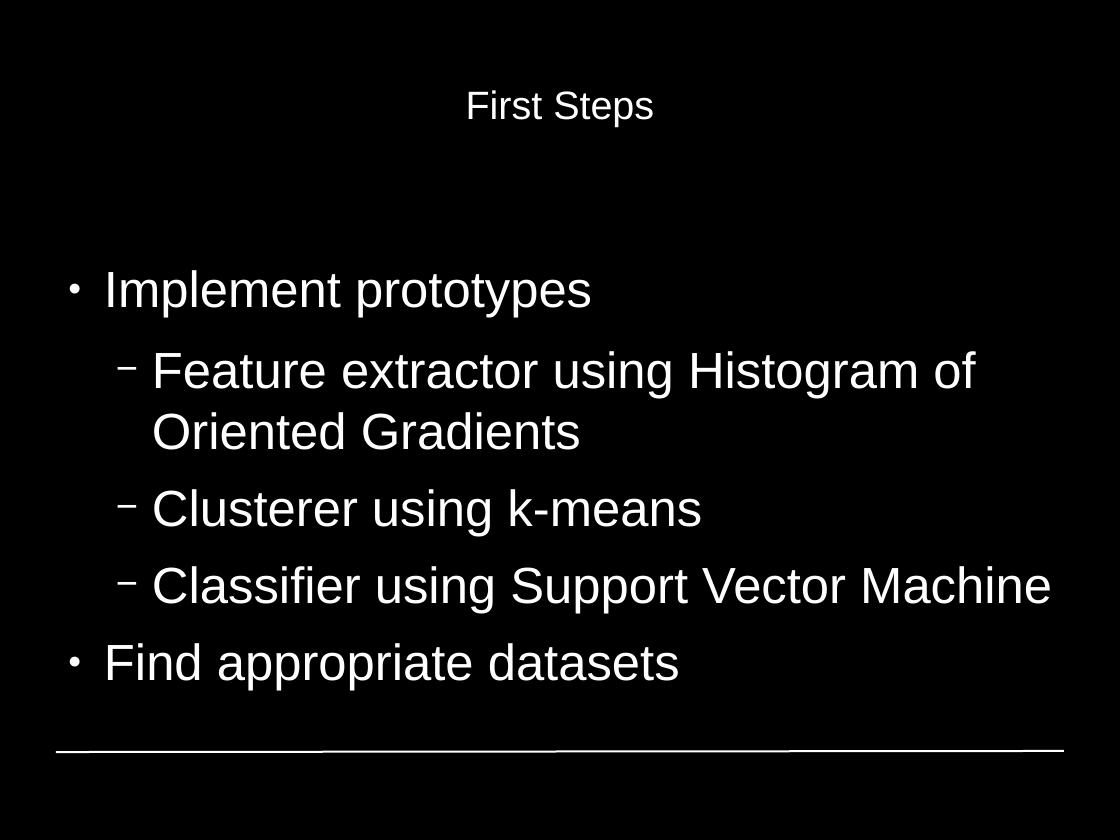
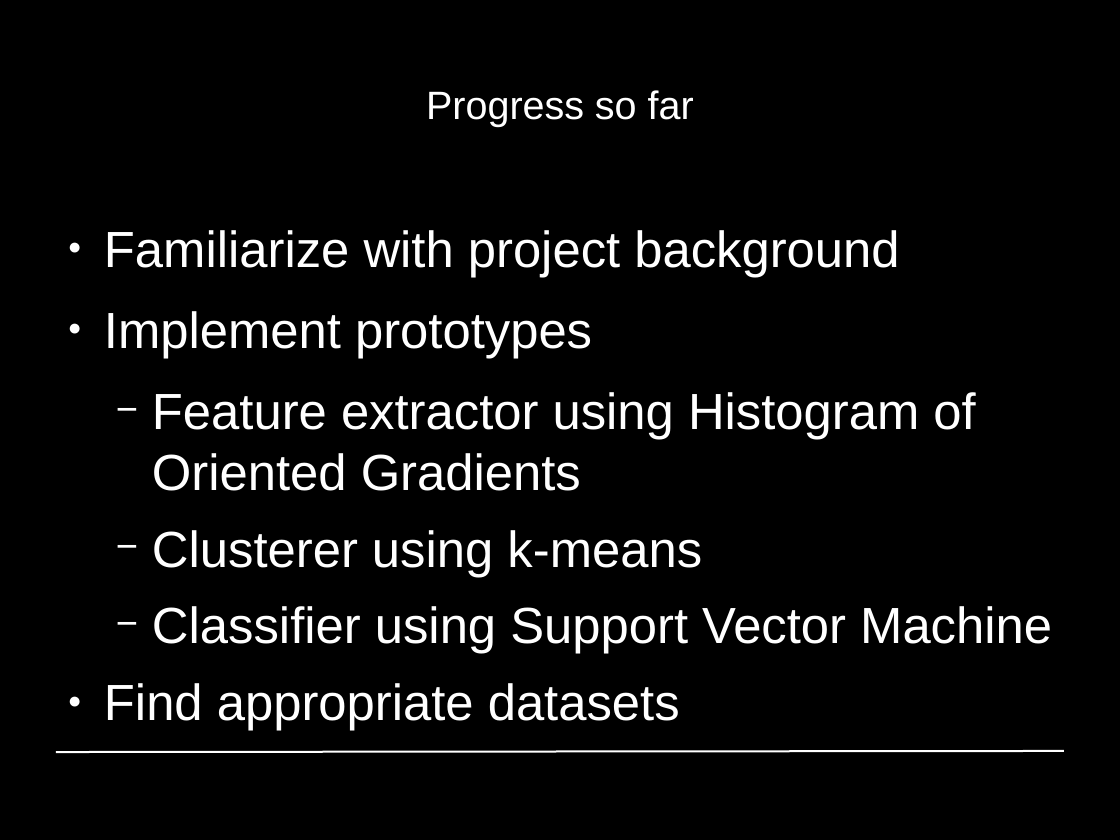
Before and after one commit to GiannisPapadopoulos/DiscriminativePatches, a slide deck: slide 13 of presentations/period1/MAI_Project1_Group4.odp (slide 11 before the commit). Drawn at 1120x840 pixels with LibreOffice and Linux fonts; fonts in the diff are those of the drawing; background and template pictures are left out. Boxes give left, top, right and bottom in pixels: in the first picture for what was removed or moved away, otherwise in the second. Text is boxed around its words. In the diff, an @@ line names an element or a change of style, - is before the commit and + after.

```diff
--- a/presentations/period1/MAI_Project1_Group4.odp
+++ b/presentations/period1/MAI_Project1_Group4.odp
@@ title at (426, 90, 694, 127): text changed @@
-First Steps
+Progress so far
@@ text at (104, 230, 899, 277): paragraph added @@
+● Familiarize with project background
```
Also in this commit, not shown: 7 other slides changed, 26 slides added, 2 slides removed.
